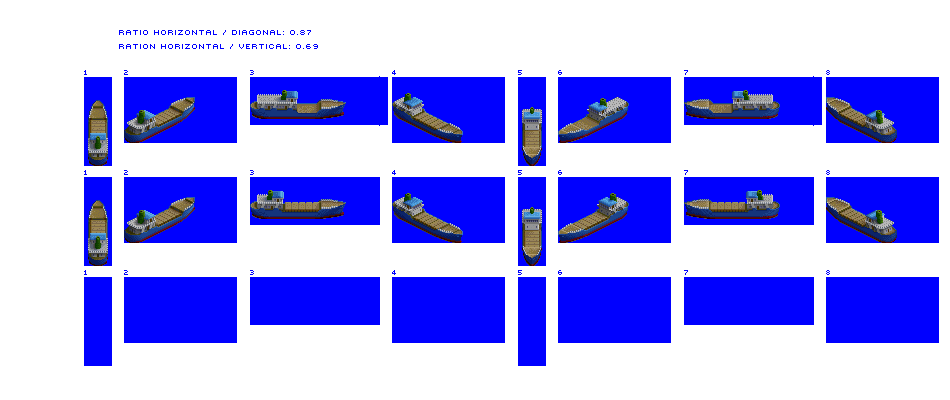
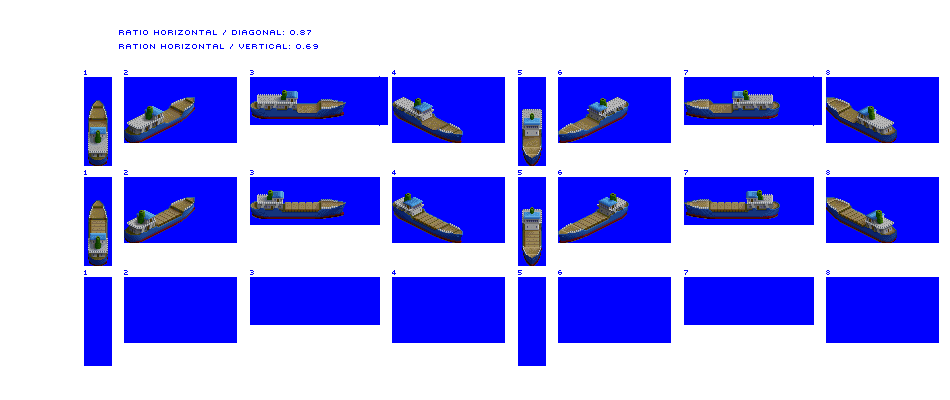
Comparing the layer stacks of the two w=950, h=400 images. Changes:
painted on "Island Trader" over (88, 93, 885, 151)
